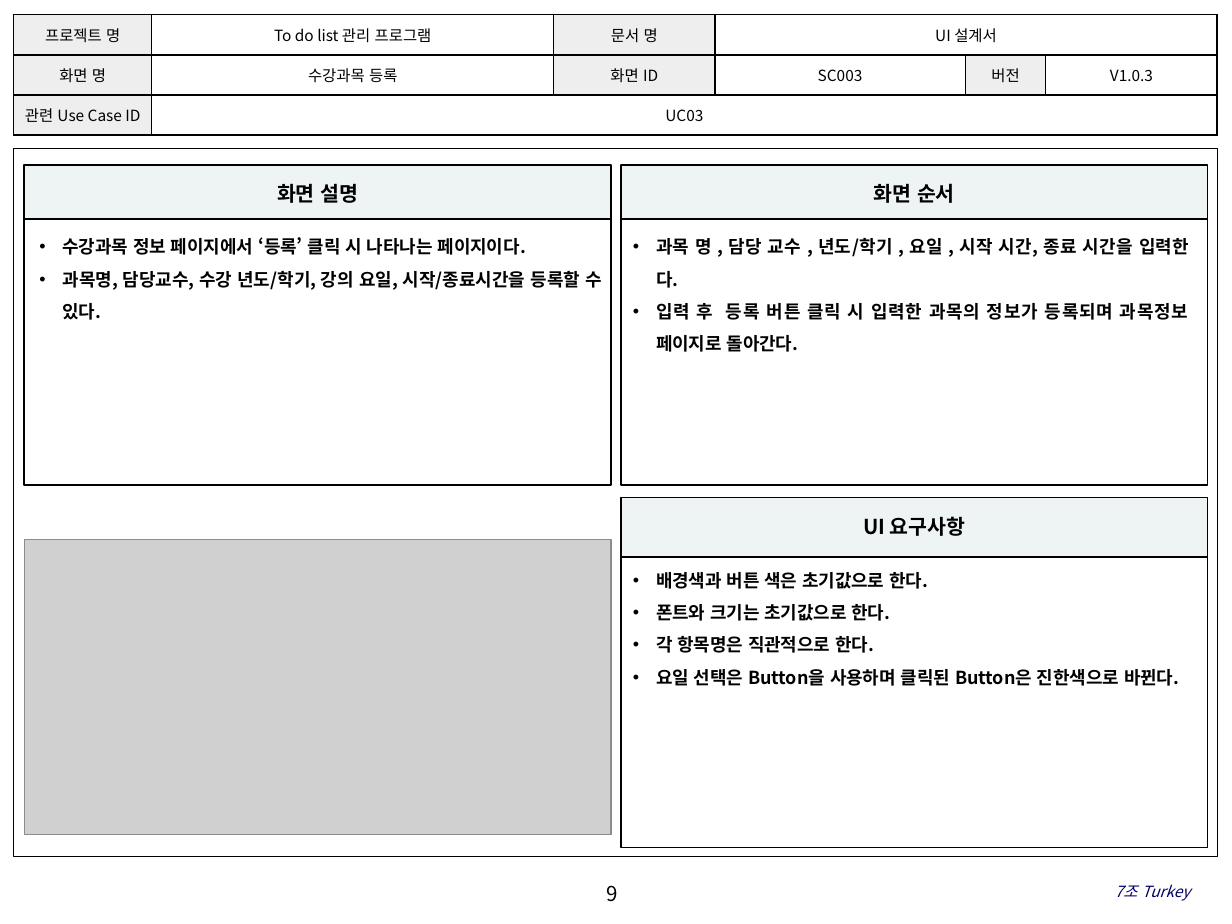
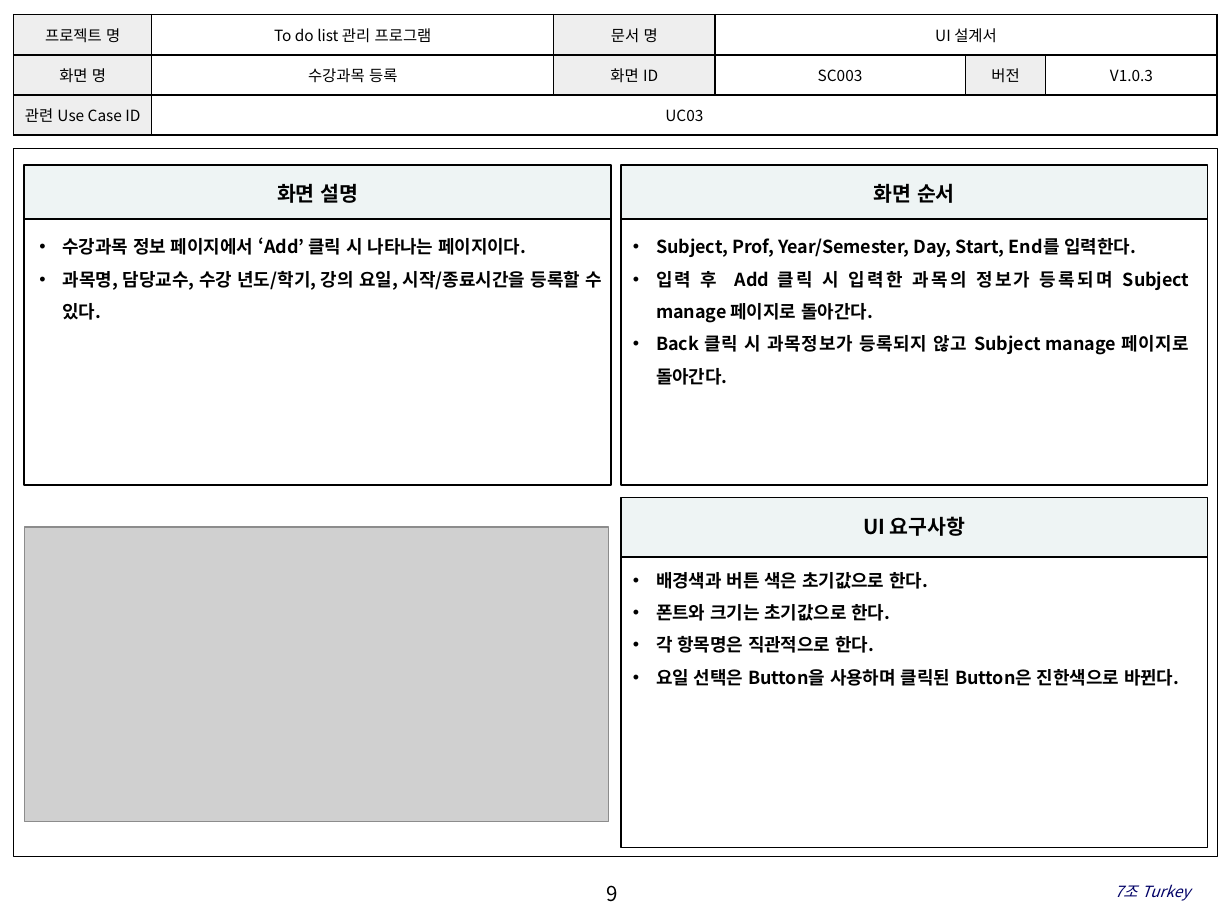
Before and after one commit to SE-admin/7, a slide deck: slide 9 of doc/3_ 설계서/UI Design.pptx. Drawn at 1232x924 pixels with LibreOffice and Linux fonts; fonts in the diff are those of the drawing; grey boxes stand for pictures; background and template pictures are left out. Boxes give left, top, right and bottom in pixels: in the first picture for what was removed or moved away, otherwise in the second. Text is boxed around its words. In the diff, an @@ line names an element or a change of style, - is before the commit and + after.

```diff
--- a/doc/3_ 설계서/UI Design.pptx
+++ b/doc/3_ 설계서/UI Design.pptx
@@ text at [63,237,526,255]: text changed @@
-• 수강과목 정보 페이지에서 ‘등록’ 클릭 시 나타나는 페이지이다.
+• 수강과목 정보 페이지에서 ‘Add’ 클릭 시 나타나는 페이지이다.
@@ text at [656,238,1190,385]: text changed @@
-• 과목 명 , 담당 교수 , 년도/학기 , 요일 , 시작 시간, 종료 시간을 입력한다.
-• 입력 후 등록 버튼 클릭 시 입력한 과목의 정보가 등록되며 과목정보 페이지로 돌아간다.
+• Subject, Prof, Year/Semester, Day, Start, End를 입력한다.
+• 입력 후 Add 클릭 시 입력한 과목의 정보가 등록되며 Subject manage 페이지로 돌아간다.
+• Back 클릭 시 과목정보가 등록되지 않고 Subject manage 페이지로 돌아간다.
@@ picture: place and size @@
-picture at [25,540,611,835]
+picture at [25,527,609,822]
```
Also in this commit, not shown: 13 other slides changed.
